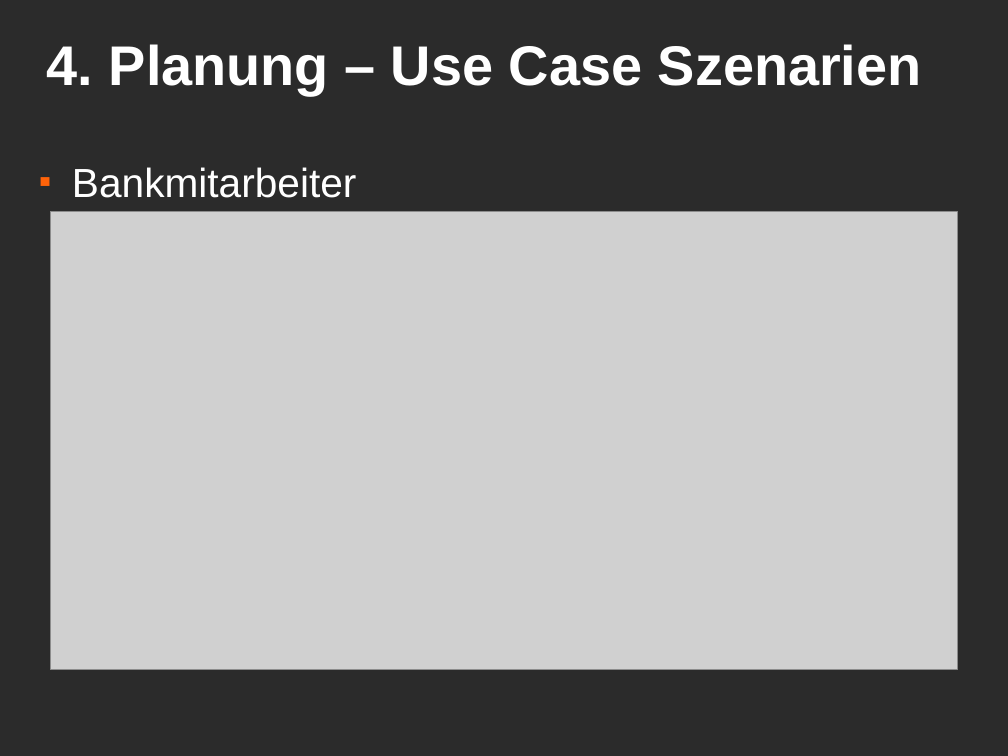
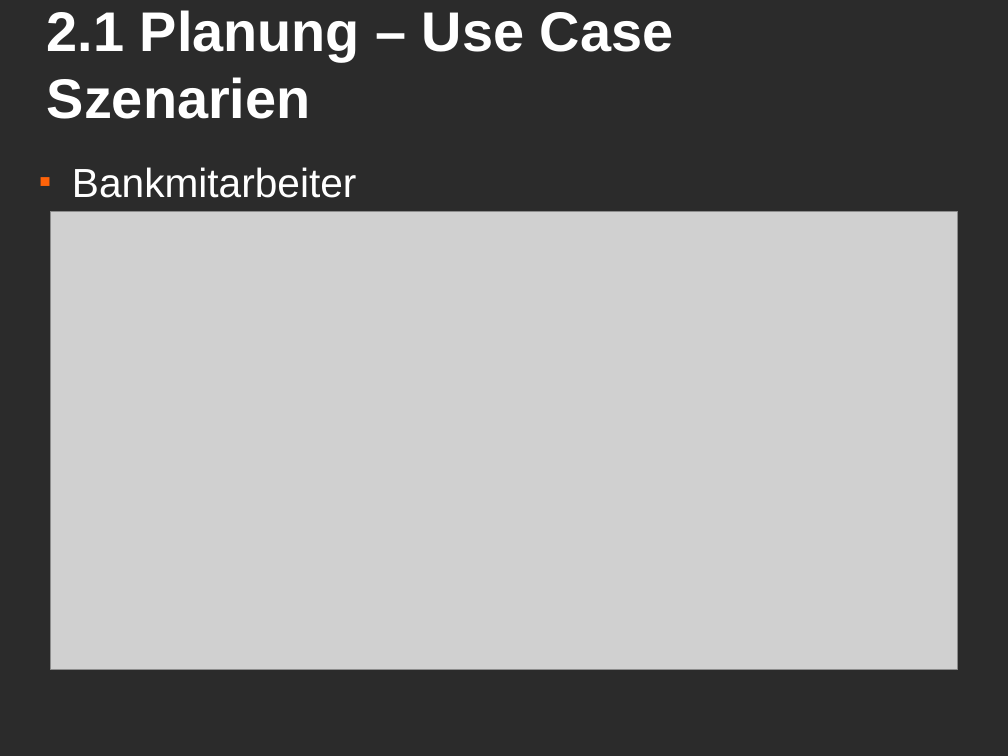
Before and after one commit to MacMuffin/Geldverleih, a slide deck: slide 4 of Geldverleih/geldverleih_präsi.odp (slide 6 before the commit). Drawn at 1008x756 pixels with LibreOffice and Linux fonts; fonts in the diff are those of the drawing; grey boxes stand for pictures; background and template pictures are left out; a plain dark background stands for a picture behind light text. Boxes give left, top, right and bottom in pixels: in the first picture for what was removed or moved away, otherwise in the second. Text is boxed around its words. In the diff, an @@ line names an element or a change of style, - is before the commit and + after.

```diff
--- a/Geldverleih/geldverleih_präsi.odp
+++ b/Geldverleih/geldverleih_präsi.odp
@@ title at bbox=[47, 10, 674, 119]: text changed @@
-4. Planung – Use Case Szenarien
+2.1 Planung – Use Case Szenarien
```
Also in this commit, not shown: 9 other slides changed, 9 other files.
